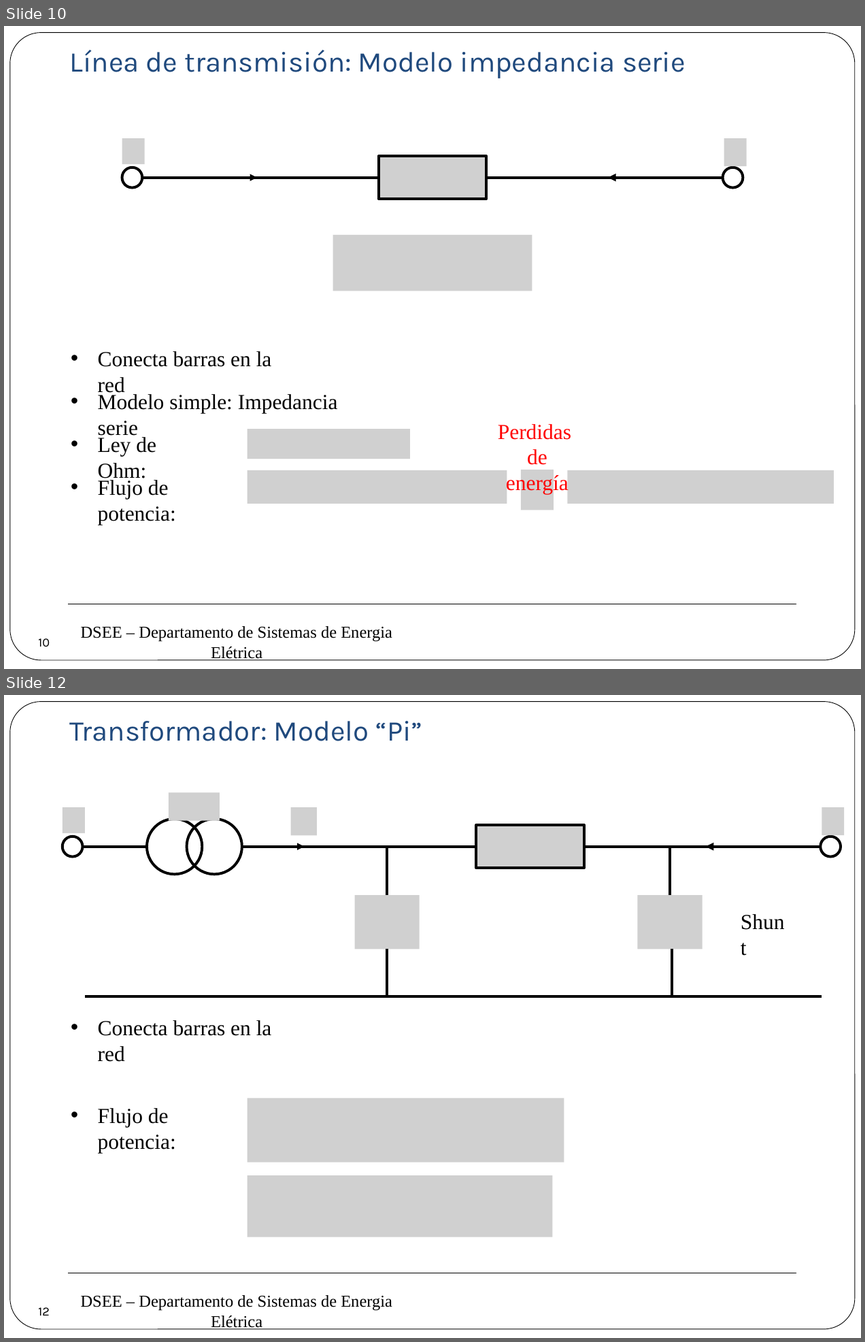
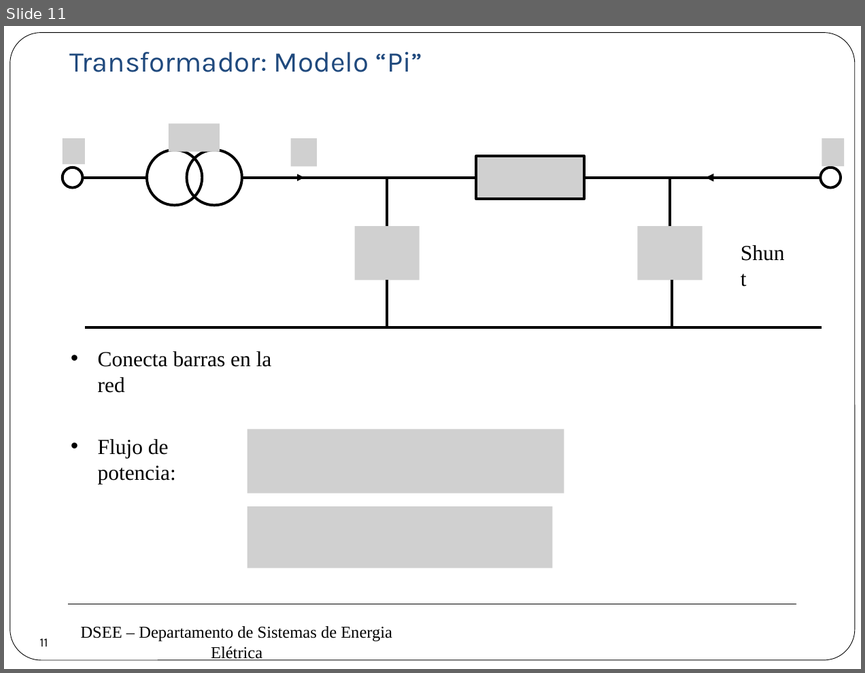
Before and after one commit to erikfilias/Power-Systems-Optimization-using-Julia-Language, a slide deck: 1. Lectures/Introducción a la Optimización aplicada a Sistemas de Energía Eléctrica/Dia 2/5. Power Flow.pptx. Shown one above the other, each under a label of ours: slides 10 and 12 before the commit, slide 11 after it; the slides between them are not shown. The pictures are 865x1342 and 865x673 pixels, drawn with LibreOffice and Linux fonts; fonts in the diff are those of the drawing; grey boxes stand for pictures; background and template pictures are left out. Boxes give left, top, right and bottom in pixels: in the first picture for what was removed or moved away, otherwise in the second. Text is boxed around its words. In the diff, an @@ line names an element or a change of style, - is before the commit and + after.

```diff
--- a/1. Lectures/Introducción a la Optimización aplicada a Sistemas de Energía Eléctrica/Dia 2/5. Power Flow.pptx
+++ b/1. Lectures/Introducción a la Optimización aplicada a Sistemas de Energía Eléctrica/Dia 2/5. Power Flow.pptx
@@ slide 10 removed at (x1=4, y1=26, x2=861, y2=669), background #FFFFFF; not listed: 3 template elements that a slide beside it also shows @@
@@ text removed at (x1=70, y1=50, x2=685, y2=78) @@
-Línea de transmisión: Modelo impedancia serie
@@ picture removed at (x1=122, y1=138, x2=145, y2=164) @@
@@ picture removed at (x1=723, y1=138, x2=746, y2=167) @@
@@ ellipse removed at (x1=122, y1=167, x2=143, y2=188) @@
@@ picture removed at (x1=379, y1=157, x2=486, y2=199) @@
@@ ellipse removed at (x1=723, y1=167, x2=743, y2=188) @@
@@ line removed from (379, 178) to (142, 178) @@
@@ arrow removed from (142, 178) to (257, 178) @@
@@ line removed from (723, 178) to (486, 178) @@
@@ arrow removed from (723, 178) to (608, 178) @@
@@ picture removed at (x1=333, y1=235, x2=532, y2=291) @@
@@ text removed at (x1=98, y1=351, x2=272, y2=396) @@
-• Conecta barras en la red
@@ text removed at (x1=98, y1=394, x2=338, y2=439) @@
-• Modelo simple: Impedancia serie
@@ picture removed at (x1=247, y1=429, x2=410, y2=458) @@
@@ text removed at (x1=498, y1=424, x2=571, y2=495) @@
-Perdidas
-de energía
@@ text removed at (x1=98, y1=437, x2=156, y2=482) @@
-• Ley de Ohm:
@@ picture removed at (x1=247, y1=470, x2=507, y2=503) @@
@@ picture removed at (x1=521, y1=469, x2=553, y2=509) @@
@@ picture removed at (x1=567, y1=470, x2=834, y2=503) @@
@@ text removed at (x1=98, y1=480, x2=176, y2=524) @@
-• Flujo de potencia:
@@ page number removed at (x1=28, y1=625, x2=60, y2=658) @@
-10
@@ what was slide 12 is now slide 11 @@
@@ page number at (x1=40, y1=638, x2=48, y2=646): text changed @@
-12
+11
```
Also in this commit, not shown: 1 slide changed.
